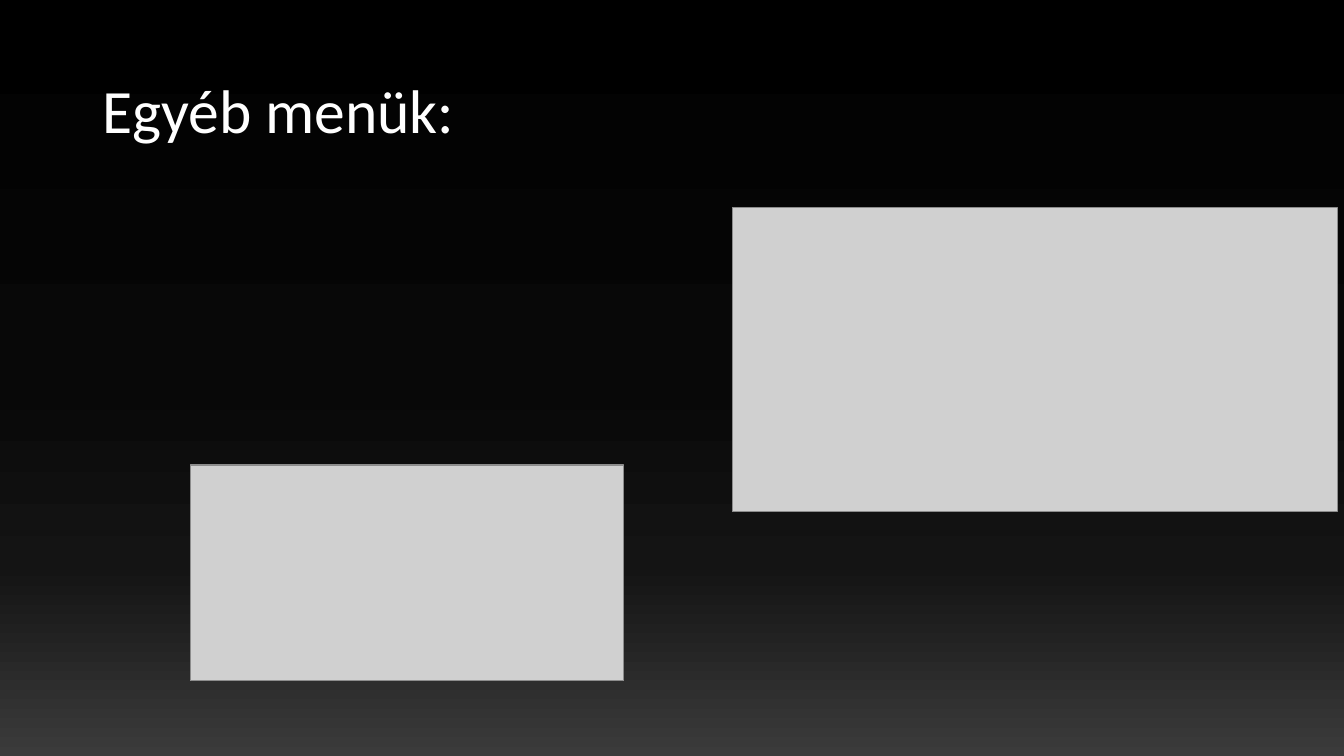
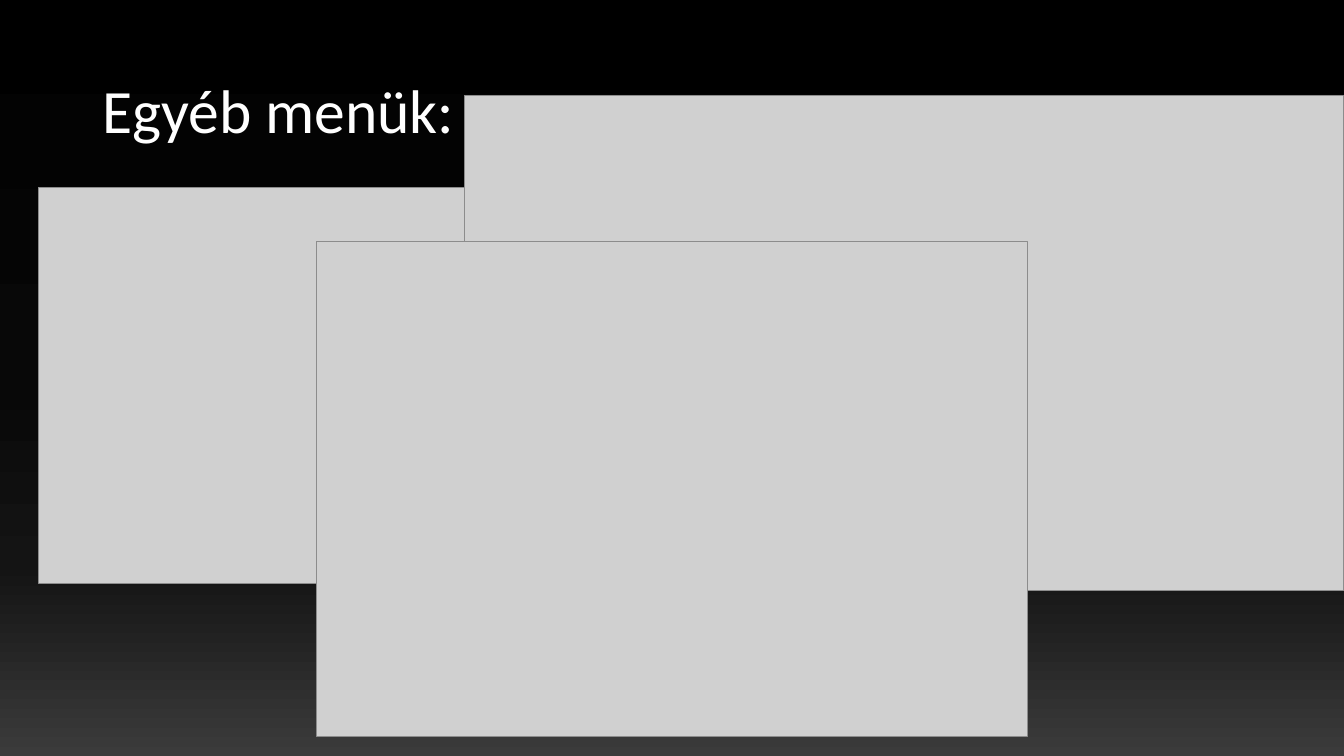
Before and after one commit to szollingerrajmund/SpaceHunter, a slide deck: slide 6 of PPT/Space Hunter.pptx. Drawn at 1344x756 pixels with LibreOffice and Linux fonts; fonts in the diff are those of the drawing; grey boxes stand for pictures. Boxes give left, top, right and bottom in pixels: in the first picture for what was removed or moved away, otherwise in the second. Text is boxed around its words. In the diff, an @@ line names an element or a change of style, - is before the commit and + after.

```diff
--- a/PPT/Space Hunter.pptx
+++ b/PPT/Space Hunter.pptx
@@ picture added at [465, 96, 1344, 591] @@
@@ picture: place and size @@
-picture at [191, 465, 624, 681]
+picture at [38, 188, 851, 584]
@@ picture removed at [732, 208, 1337, 512] @@
@@ picture added at [317, 242, 1027, 737] @@
```
Also in this commit, not shown: 3 other slides changed, 4 slides added, 3 slides removed, 6 other files.
